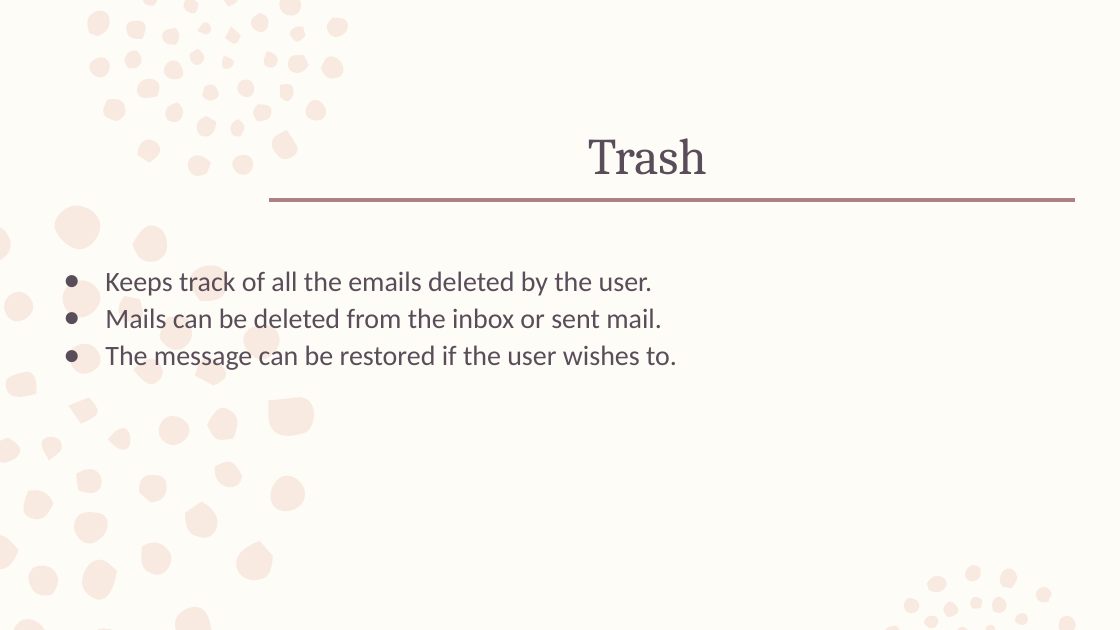
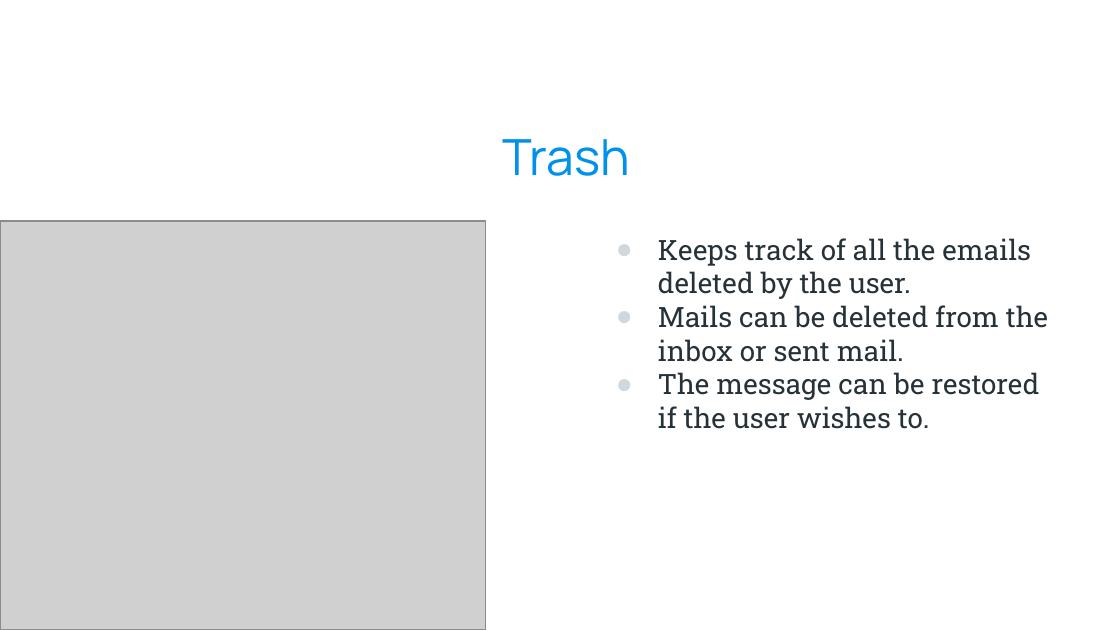
Before and after one commit to kazimsayed954/S5, a slide deck: slide 23 of Design Project/Voice Based Email System for the Visually Impaired 1.pptx (slide 19 before the commit). Drawn at 1120x630 pixels with LibreOffice and Linux fonts; fonts in the diff are those of the drawing; grey boxes stand for pictures; background and template pictures are left out. Boxes give left, top, right and bottom in pixels: in the first picture for what was removed or moved away, otherwise in the second. Text is boxed around its words. In the diff, an @@ line names an element or a change of style, - is before the commit and + after.

```diff
--- a/Design Project/Voice Based Email System for the Visually Impaired 1.pptx
+++ b/Design Project/Voice Based Email System for the Visually Impaired 1.pptx
@@ background #FEFCF7 to picture (left out) @@
@@ freeform shape removed at box(0, 0, 1076, 630) @@
@@ title "Trash": place and size @@
-title "Trash" at box(588, 138, 707, 175)
+title "Trash" at box(503, 139, 631, 176)
@@ title "Trash" at box(503, 139, 631, 176): size 33 to 32 pt, font Cambria to Manrope, text colour #5A4D5A to #0091EA; alignment left to centre; line spacing 0.99 to 1 @@
@@ line removed from (270, 199) to (1075, 199) @@
@@ picture added at box(0, 221, 486, 629) @@
@@ text "Keeps track of all the ...": place and size @@
-text "Keeps track of all the ..." at box(105, 271, 677, 370)
+text "Keeps track of all the ..." at box(658, 238, 1048, 429)
@@ text "Keeps track of all the ..." at box(658, 238, 1048, 429): font Calibri to Roboto Slab, text colour #5A4D5A to #263238; line spacing 1.11 to 1 @@
```
Also in this commit, not shown: 17 other slides changed, 7 slides added, 3 slides removed, 1 other file.
